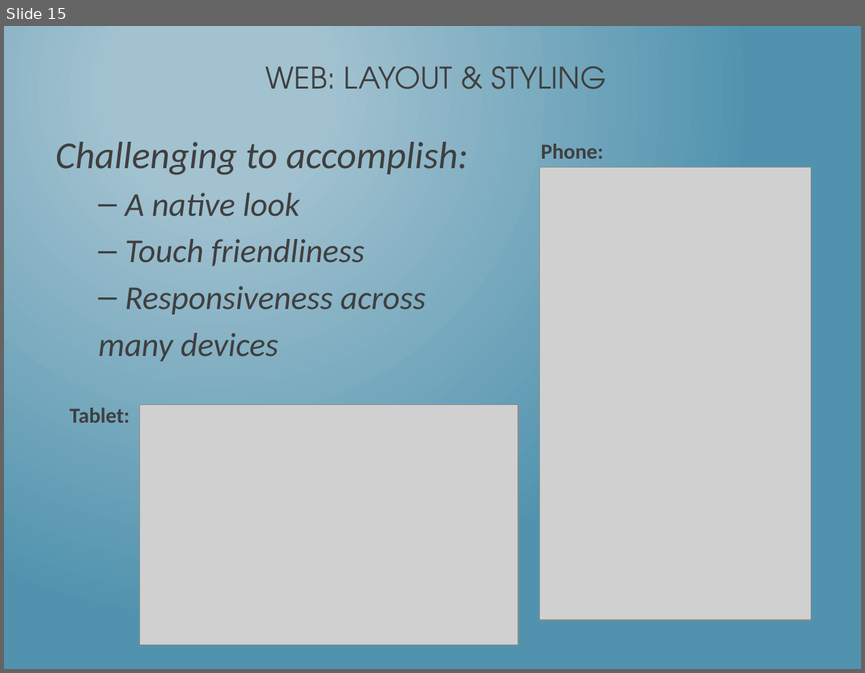
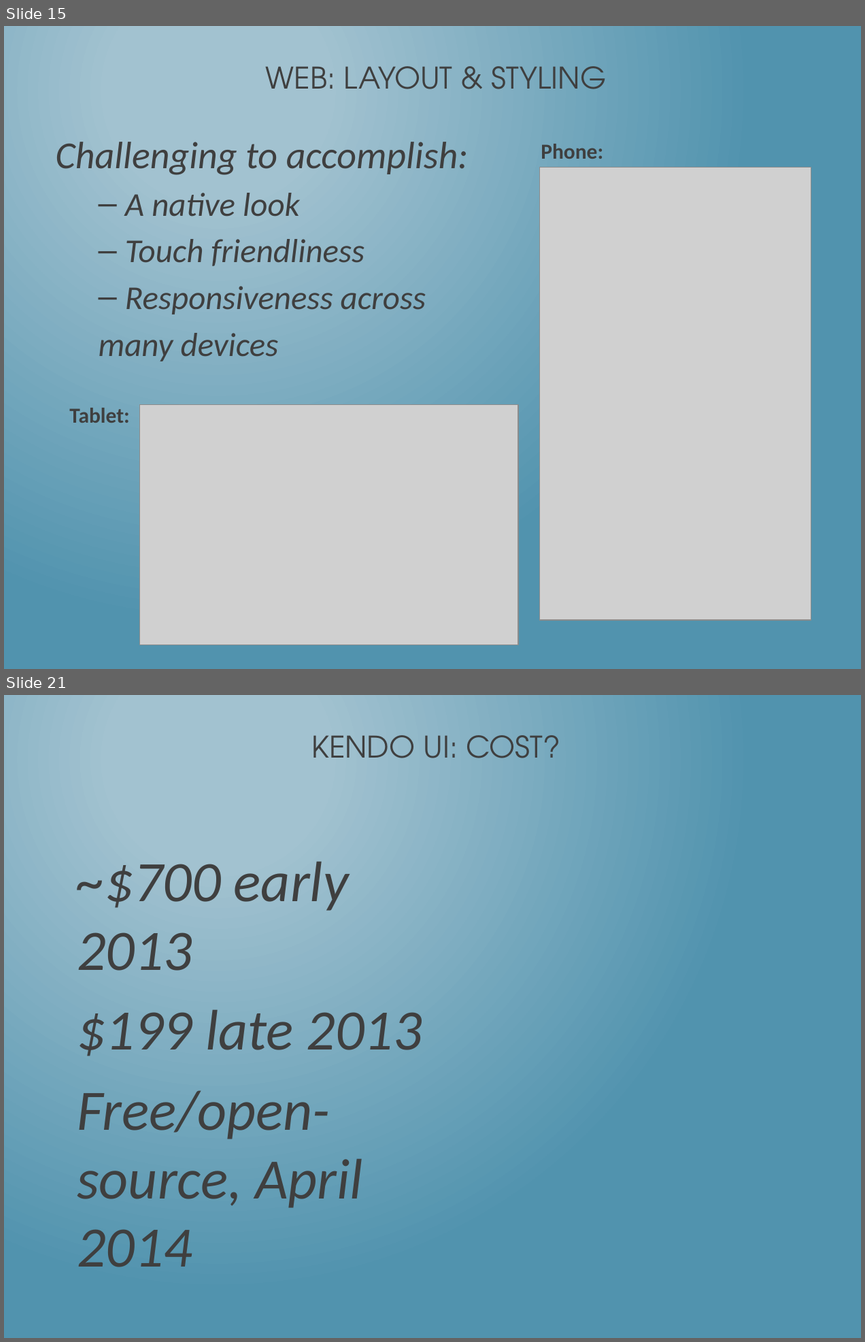
Before and after one commit to dotNetkow/Presentations, a slide deck: That Conference 2014/Building PhoneGap Mobile App w KendoUI.pptx. Shown one above the other, each under a label of ours: slide 15 before the commit, slides 15 and 21 after it; the slides between them are not shown. The pictures are 865x673 and 865x1342 pixels, drawn with LibreOffice and Linux fonts; fonts in the diff are those of the drawing; grey boxes stand for pictures. Boxes give left, top, right and bottom in pixels: in the first picture for what was removed or moved away, otherwise in the second. Text is boxed around its words. In the diff, an @@ line names an element or a change of style, - is before the commit and + after.

```diff
--- a/That Conference 2014/Building PhoneGap Mobile App w KendoUI.pptx
+++ b/That Conference 2014/Building PhoneGap Mobile App w KendoUI.pptx
@@ slide 21 added at <box>4,695,861,1338</box>, background gradient #A3C3D1 to #5194AF @@
@@ title added at <box>311,735,560,758</box>, 25 pt, text #3F3F3F @@
+KENDO UI: COST?
@@ text added at <box>77,861,422,1208</box>, 48 pt, text #3F3F3F, italic @@
+~$700 early 2013
+$199 late 2013
+Free/open-source, April 2014
```
Also in this commit, not shown: 7 slides changed, 5 other slides added.
